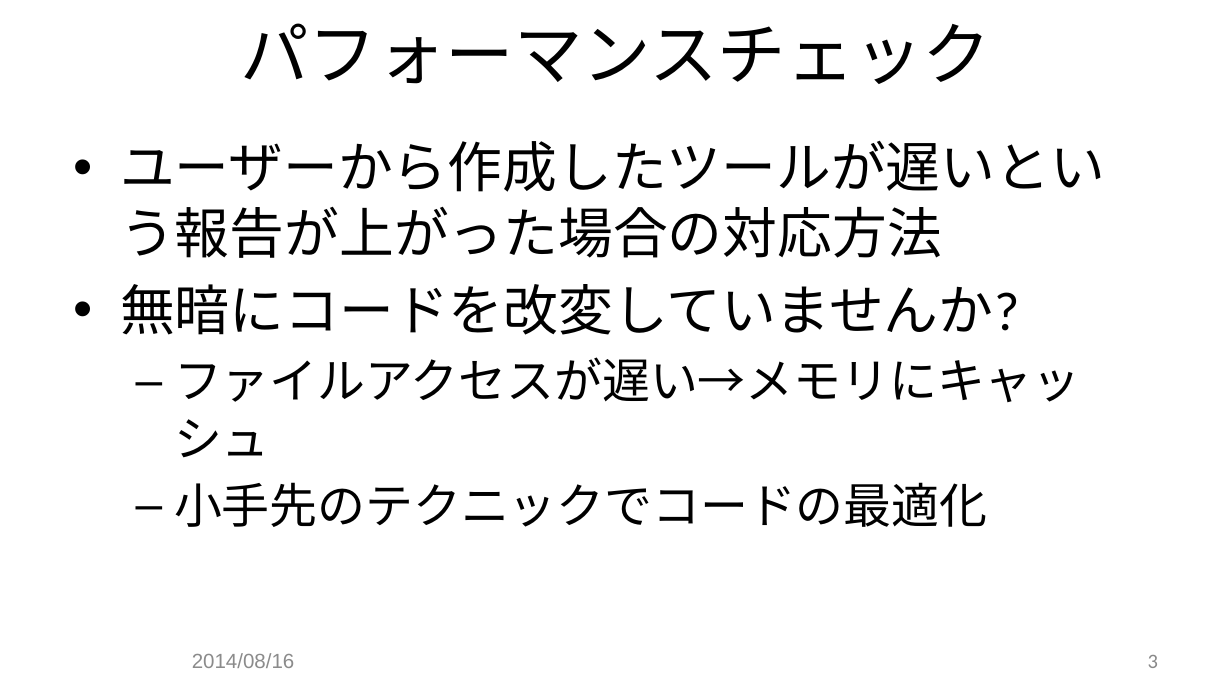
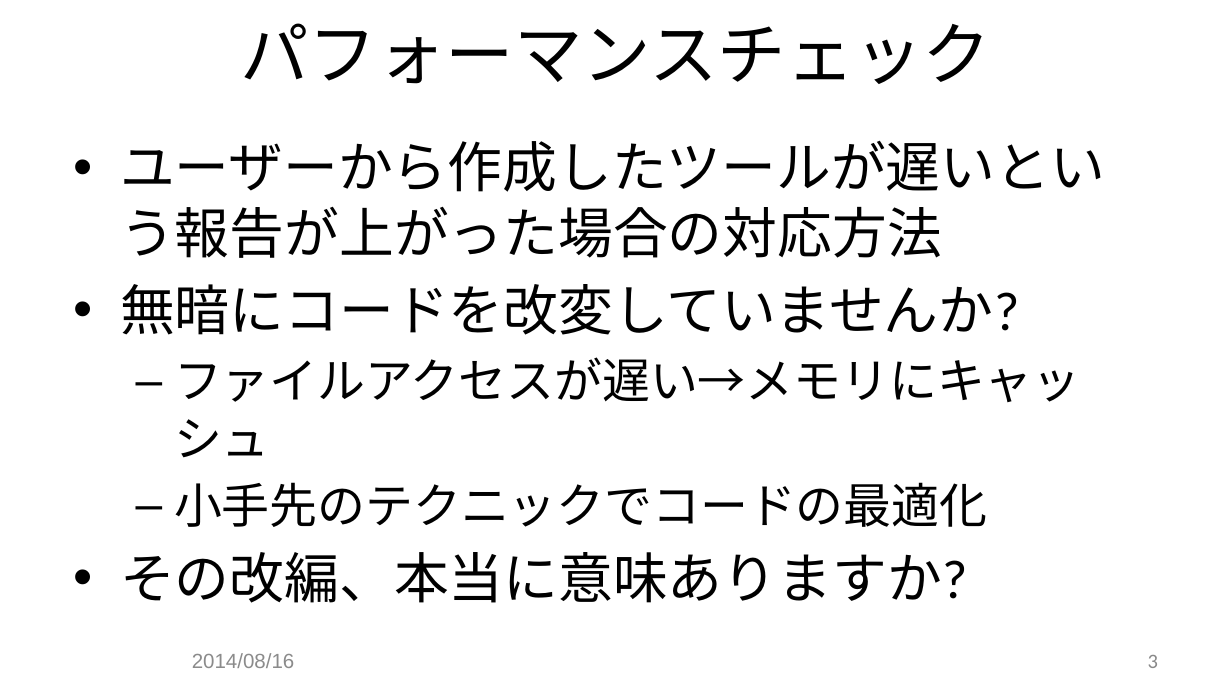
Before and after one commit to JCGS/CEDEC2014, a slide deck: slide 3 of chiyama/2014cedec_chiyama.pptx. Drawn at 1232x693 pixels with LibreOffice and Linux fonts; fonts in the diff are those of the drawing; background and template pictures are left out. Boxes give left, top, right and bottom in pixels: in the first picture for what was removed or moved away, otherwise in the second. Text is boxed around its words. In the diff, an @@ line names an element or a change of style, - is before the commit and + after.

```diff
--- a/chiyama/2014cedec_chiyama.pptx
+++ b/chiyama/2014cedec_chiyama.pptx
@@ text at <box>120,552,968,603</box>: paragraph added @@
+• その改編、本当に意味ありますか?
```
Also in this commit, not shown: 1 other slide changed, 1 slide added, 1 other file.
